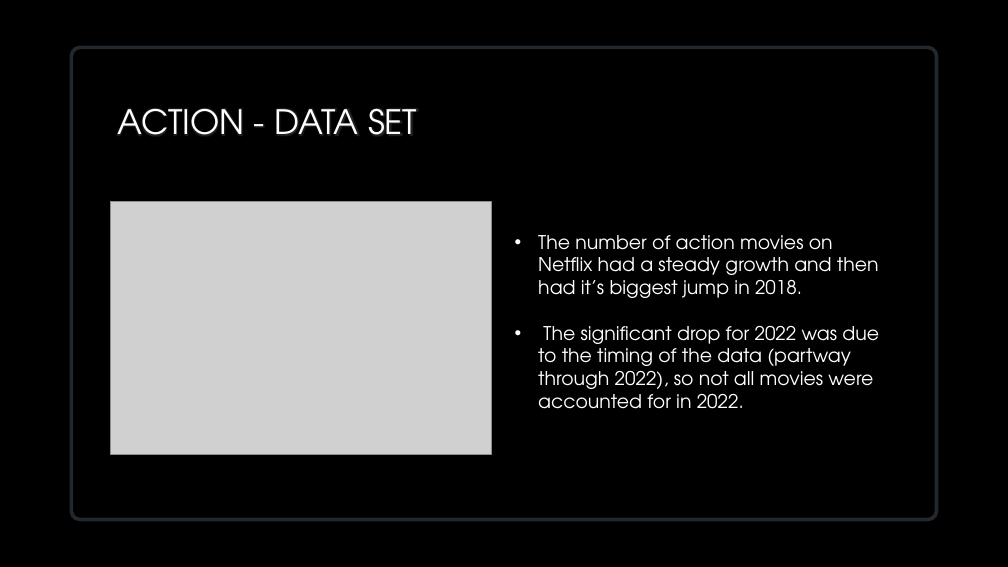
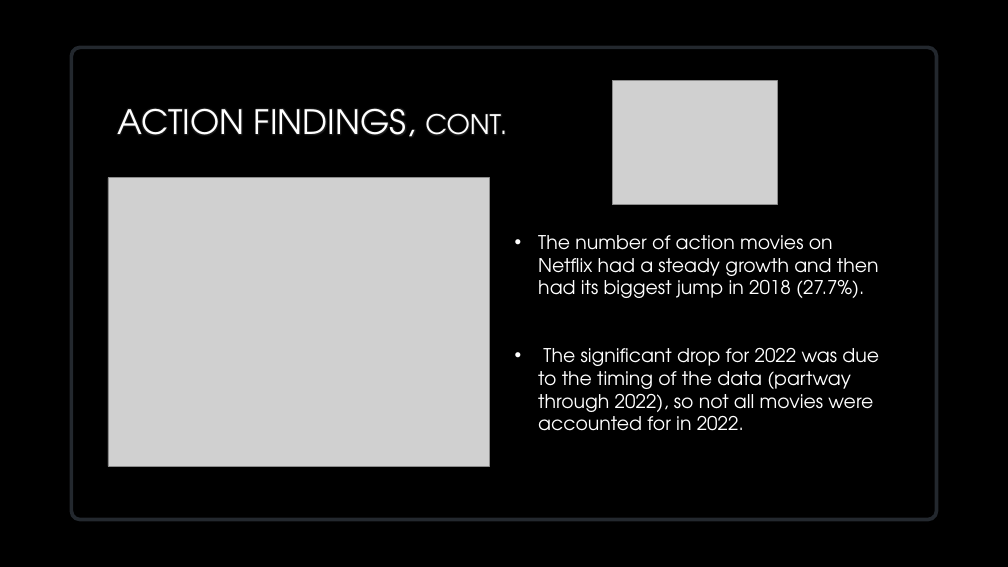
Before and after one commit to VedranaGATech/Project_1_Neflix_and_Chill, a slide deck: slide 11 of Group 1 Presentation 1.pptx (slide 6 before the commit). Drawn at 1008x567 pixels with LibreOffice and Linux fonts; fonts in the diff are those of the drawing; grey boxes stand for pictures; background and template pictures are left out. Boxes give left, top, right and bottom in pixels: in the first picture for what was removed or moved away, otherwise in the second. Text is boxed around its words. In the diff, an @@ line names an element or a change of style, - is before the commit and + after.

```diff
--- a/Group 1 Presentation 1.pptx
+++ b/Group 1 Presentation 1.pptx
@@ picture added at box(613, 81, 777, 205) @@
@@ title at box(117, 108, 507, 137): text changed @@
-ACTION - DATA SET
+ACTION FINDINGS, cont.
@@ picture: place and size @@
-picture at box(110, 202, 492, 454)
+picture at box(108, 178, 489, 467)
@@ text at box(538, 235, 879, 298): text changed @@
-• The number of action movies on Netflix had a steady growth and then had it’s biggest jump in 2018.
+• The number of action movies on Netflix had a steady growth and then had its biggest jump in 2018 (27.7%).
```
Also in this commit, not shown: 5 other slides changed, 9 slides added, 4 slides removed, 4 other files.
